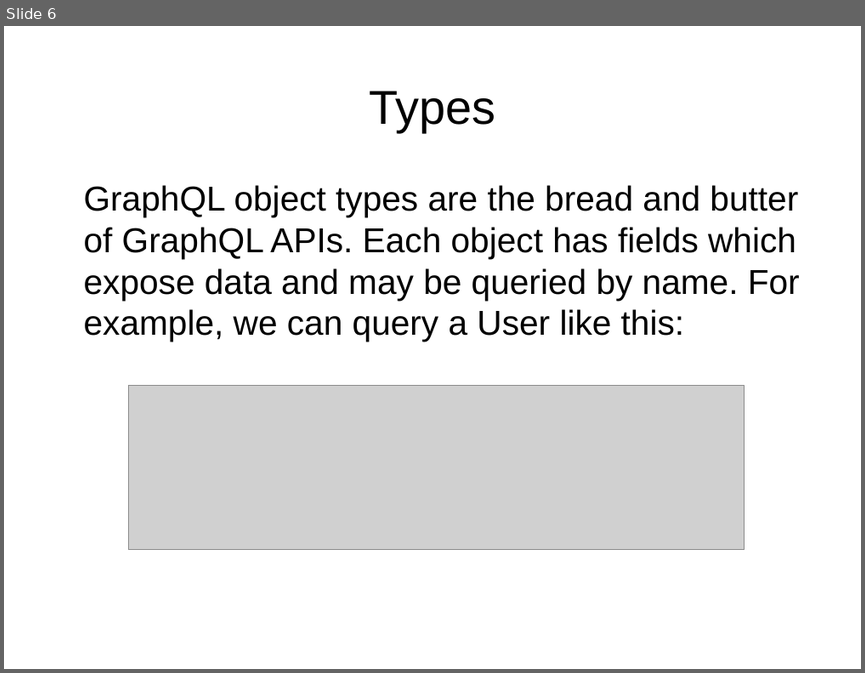
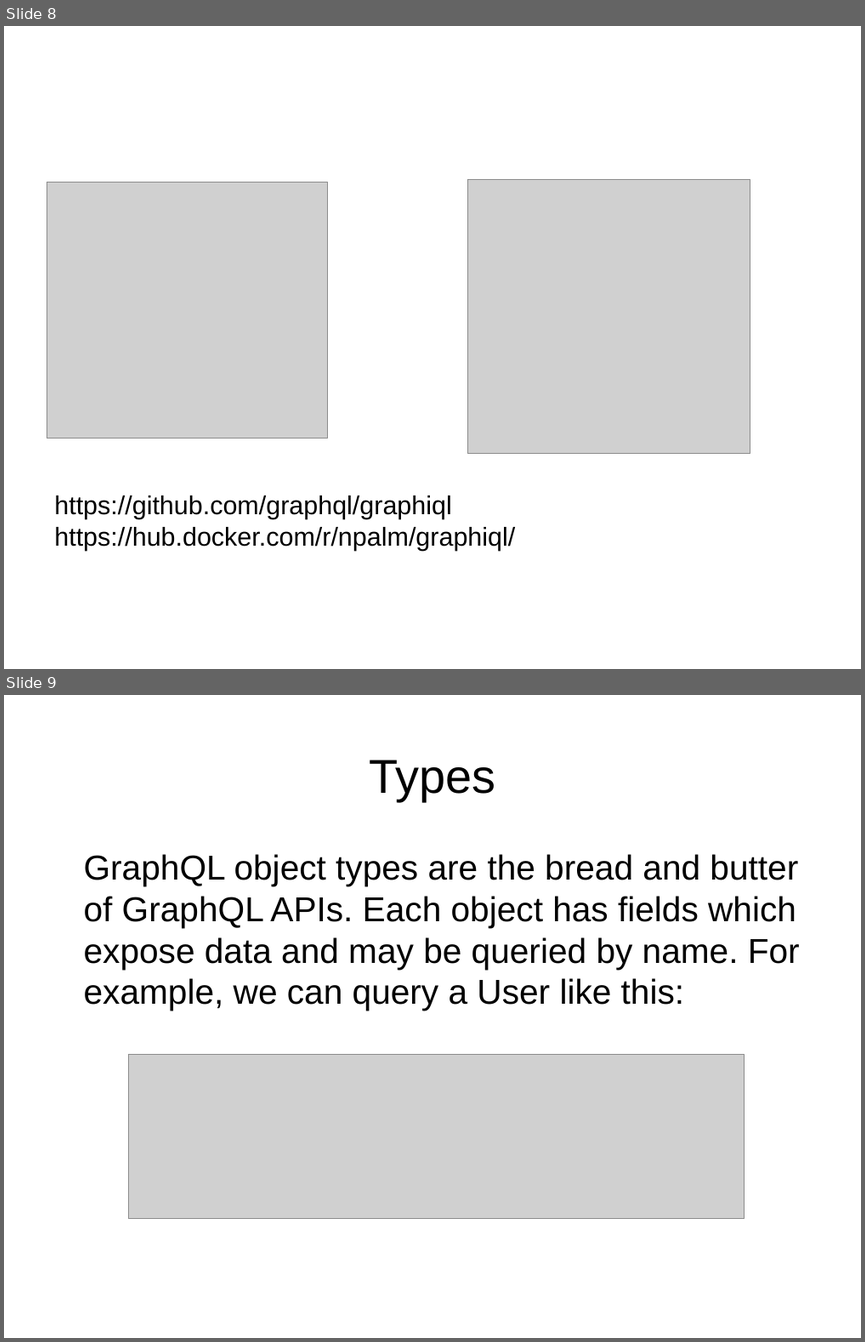
Before and after one commit to okapusta/graphql-example, a slide deck: doc/graphql.odp. Shown one above the other, each under a label of ours: slide 6 before the commit, slides 8 and 9 after it. The pictures are 865x673 and 865x1342 pixels, drawn with LibreOffice and Linux fonts; fonts in the diff are those of the drawing; grey boxes stand for pictures. Boxes give left, top, right and bottom in pixels: in the first picture for what was removed or moved away, otherwise in the second. Text is boxed around its words. In the diff, an @@ line names an element or a change of style, - is before the commit and + after.

```diff
--- a/doc/graphql.odp
+++ b/doc/graphql.odp
@@ slide 8 added at (4,26,861,669), background #FFFFFF @@
@@ picture added at (46,182,328,438) @@
@@ picture added at (467,179,750,454) @@
@@ text added at (54,495,515,550), 24 pt, text #000000 @@
+https://github.com/graphql/graphiql
+https://hub.docker.com/r/npalm/graphiql/
@@ what was slide 6 is now slide 9 @@
```
Also in this commit, not shown: 11 other slides added, 6 slides removed, 1 other file.
